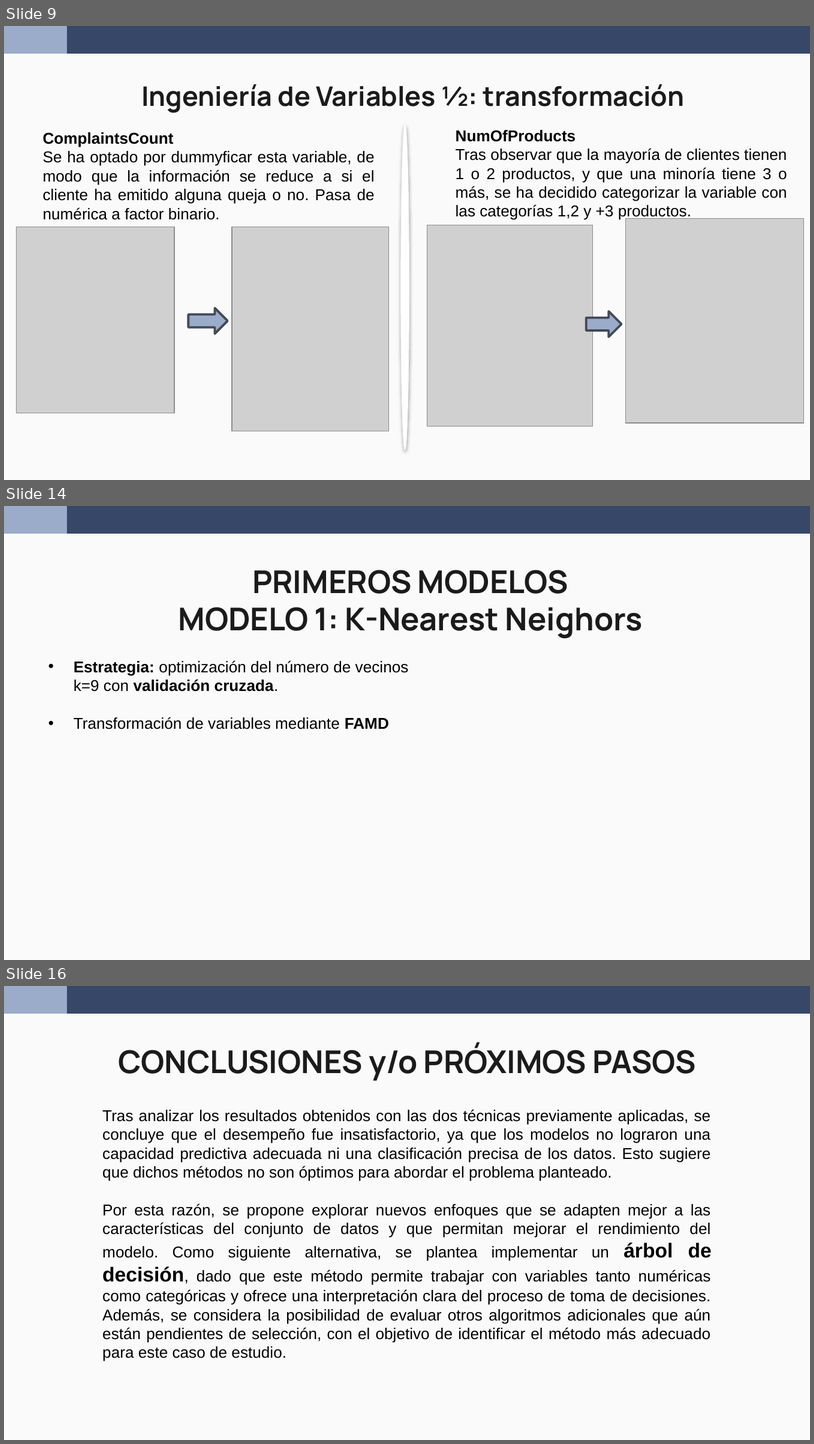
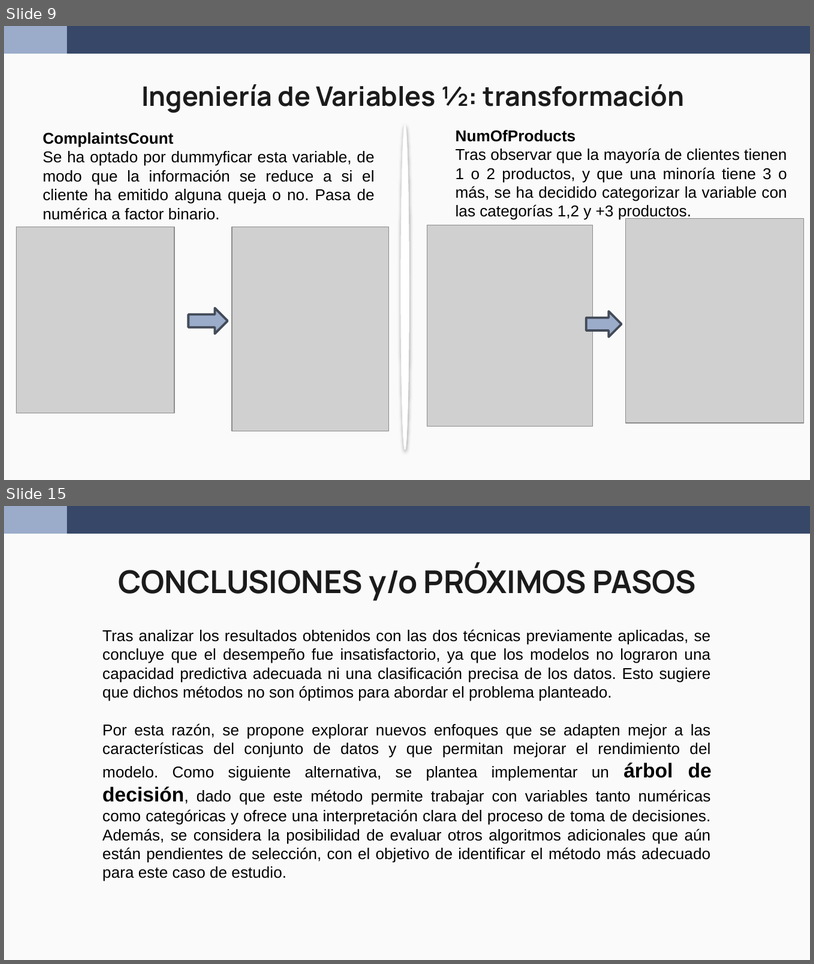
Before and after one commit to wen2111/Mineria, a slide deck: Entrega_1/00 - REPORTE/REPORTE.pptx. Shown one above the other, each under a label of ours: slides 9, 14 and 16 before the commit, slides 9 and 15 after it; the slides between them are not shown. The pictures are 814x1444 and 814x964 pixels, drawn with LibreOffice and Linux fonts; fonts in the diff are those of the drawing; grey boxes stand for pictures. Boxes give left, top, right and bottom in pixels: in the first picture for what was removed or moved away, otherwise in the second. Text is boxed around its words. In the diff, an @@ line names an element or a change of style, - is before the commit and + after.

```diff
--- a/Entrega_1/00 - REPORTE/REPORTE.pptx
+++ b/Entrega_1/00 - REPORTE/REPORTE.pptx
@@ slide 14 removed at [4,506,810,960], background #FAFAFA; not listed: 2 template elements that a slide beside it also shows @@
@@ title removed at [178,570,643,639] @@
-PRIMEROS MODELOS
-MODELO 1: K-Nearest Neighors
@@ text removed at [74,660,409,729] @@
-• Estrategia: optimización del número de vecinos k=9 con validación cruzada.
-• Transformación de variables mediante FAMD
@@ what was slide 16 is now slide 15 @@
```
Also in this commit, not shown: 10 slides changed, 1 slide added, 1 other slide removed, 4 other files.
